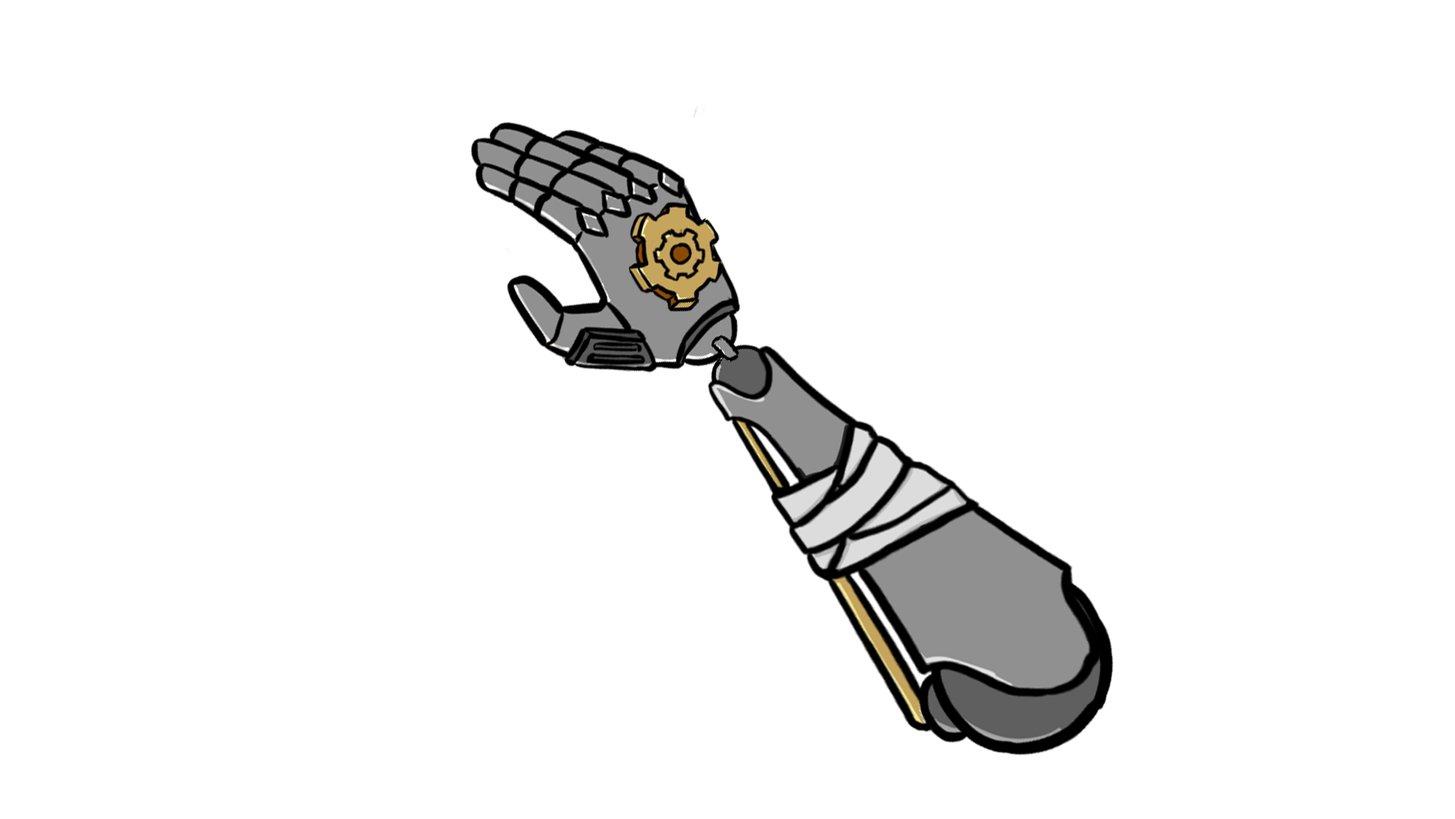
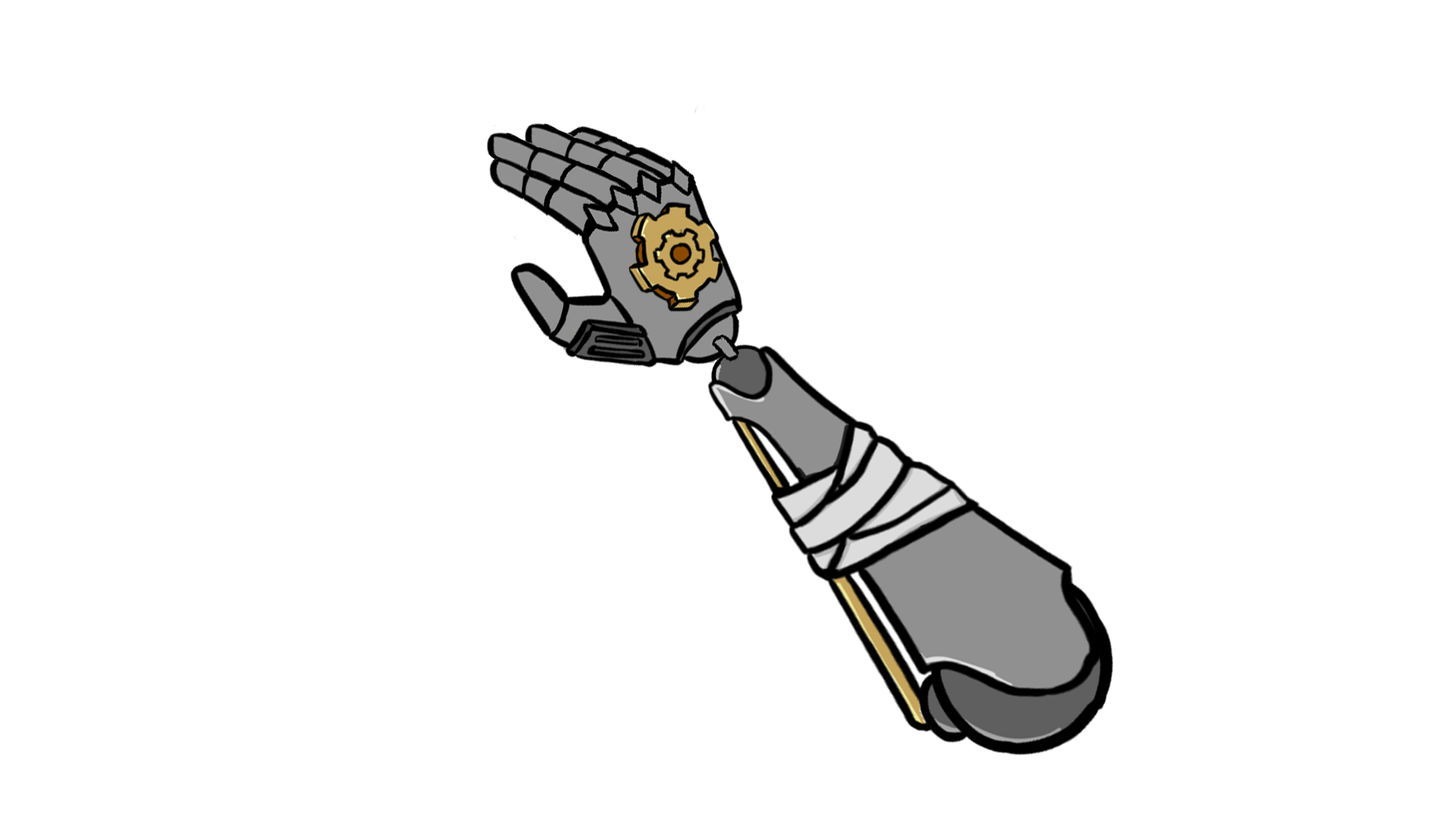
Before/after of a w=1455, h=819 layered artwork. What changed in the layer stack:
removed layer "Illustration13 (1)" over (470, 107, 744, 390)
added layer "hand" above "thumb" over (479, 122, 744, 390)
added layer "thumb" above "point bot" over (508, 259, 583, 345)
added layer "point bot" above "popint mid" over (543, 181, 617, 241)
added layer "popint mid" above "point top" over (520, 171, 571, 217)
added layer "point top" above "middle bot" over (488, 158, 541, 202)
added layer "middle bot" above "middle mid" over (554, 160, 640, 217)
added layer "middle mid" above "middle top" over (524, 147, 586, 192)
added layer "middle top" above "ring bot" over (482, 131, 552, 177)
added layer "ring bot" above "ring mid" over (591, 150, 676, 207)
added layer "ring mid" above "ring top" over (561, 137, 623, 182)
added layer "ring top" above "pinky bot" over (520, 122, 589, 167)
added layer "pinky bot" above "pinky mid" over (623, 144, 693, 204)
added layer "pinky mid" above "pinky top" over (592, 134, 646, 172)
added layer "pinky top" above "arm" over (565, 125, 621, 158)
